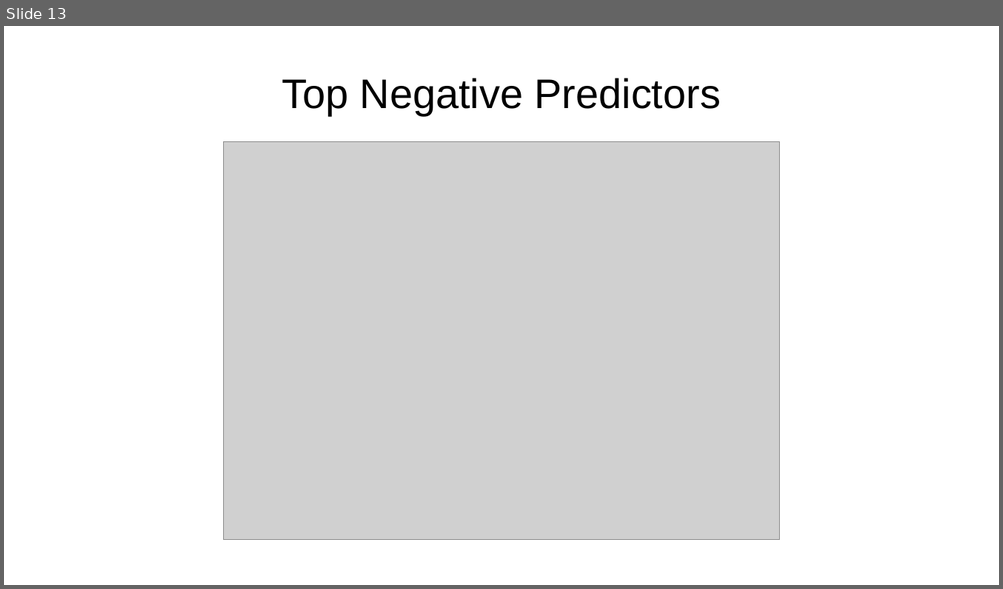
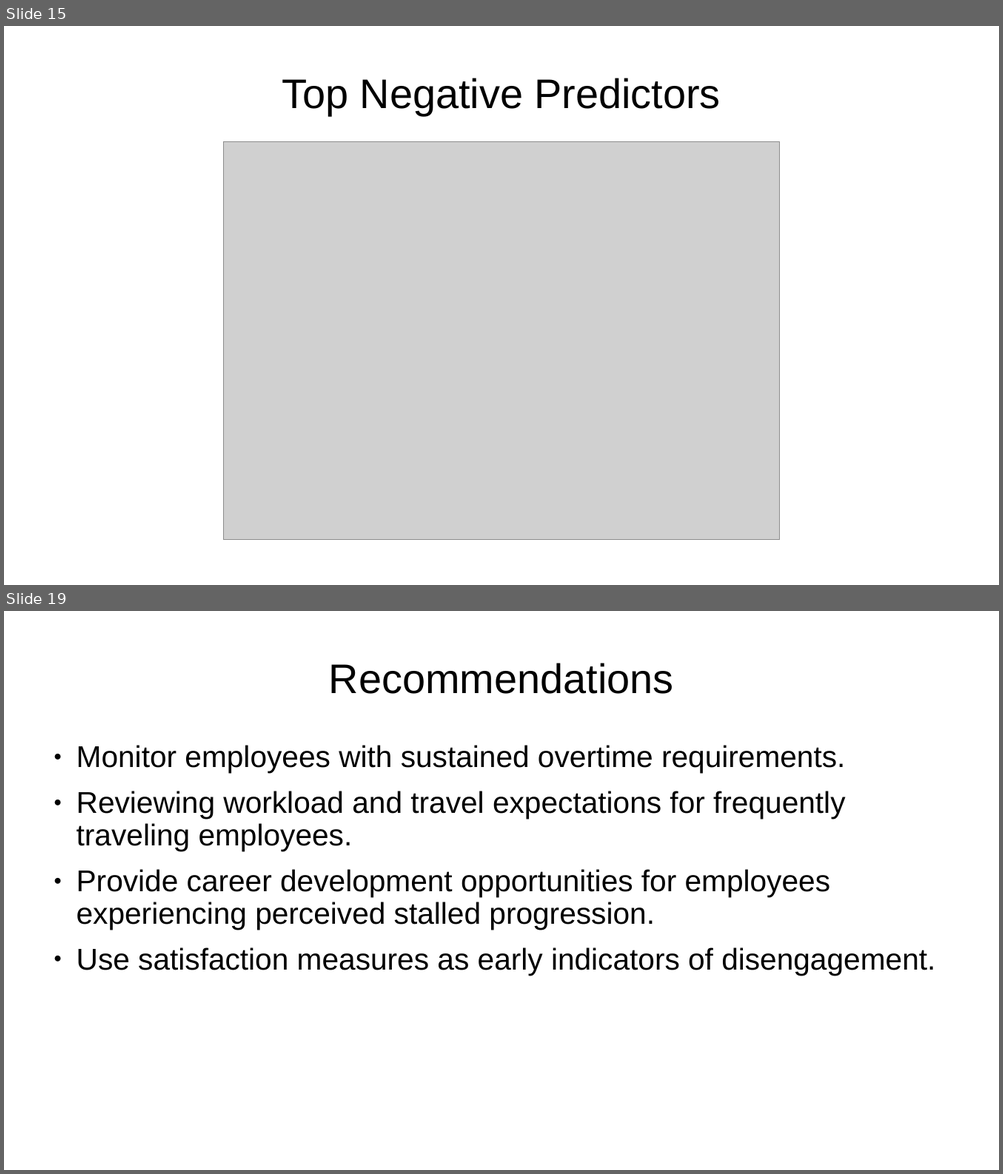
Before and after one commit to sbowler/project-one, a slide deck: presentations/project2_presentation.pptx. Shown one above the other, each under a label of ours: slide 13 before the commit, slides 15 and 19 after it; the slides between them are not shown. The pictures are 1003x589 and 1003x1174 pixels, drawn with LibreOffice and Linux fonts; fonts in the diff are those of the drawing; grey boxes stand for pictures; background and template pictures are left out. Boxes give left, top, right and bottom in pixels: in the first picture for what was removed or moved away, otherwise in the second. Text is boxed around its words. In the diff, an @@ line names an element or a change of style, - is before the commit and + after.

```diff
--- a/presentations/project2_presentation.pptx
+++ b/presentations/project2_presentation.pptx
@@ slide 19 added at [4,611,999,1170], background picture (left out) @@
@@ title added at [329,663,674,694], 33 pt, text #000000 @@
+Recommendations
@@ text added at [77,745,935,975], 24 pt, text #000000 @@
+● Monitor employees with sustained overtime requirements.
+● Reviewing workload and travel expectations for frequently traveling employees.
+● Provide career development opportunities for employees experiencing perceived stalled progression.
+● Use satisfaction measures as early indicators of disengagement.
@@ what was slide 13 is now slide 15 @@
```
Also in this commit, not shown: 8 slides changed, 4 other slides added.
